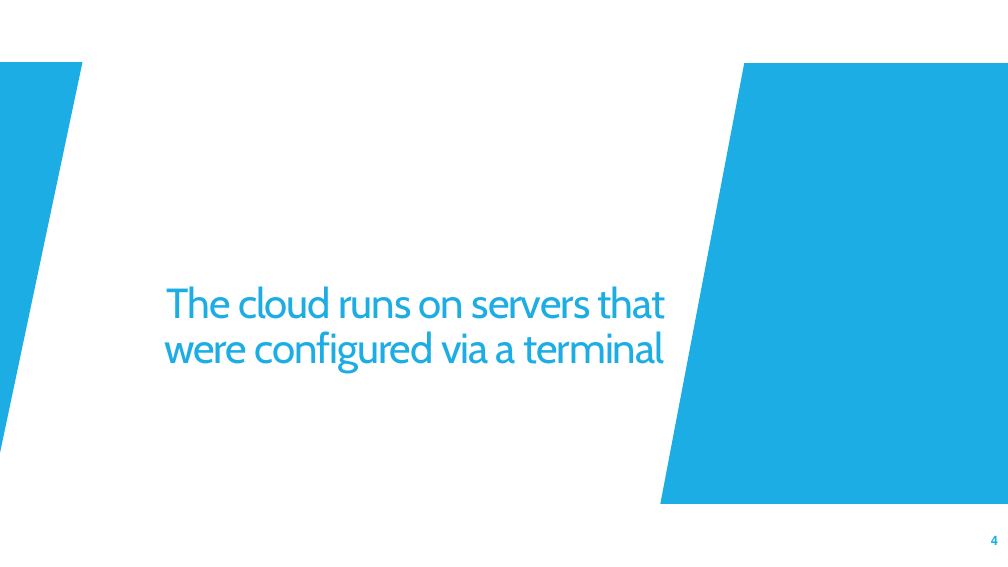
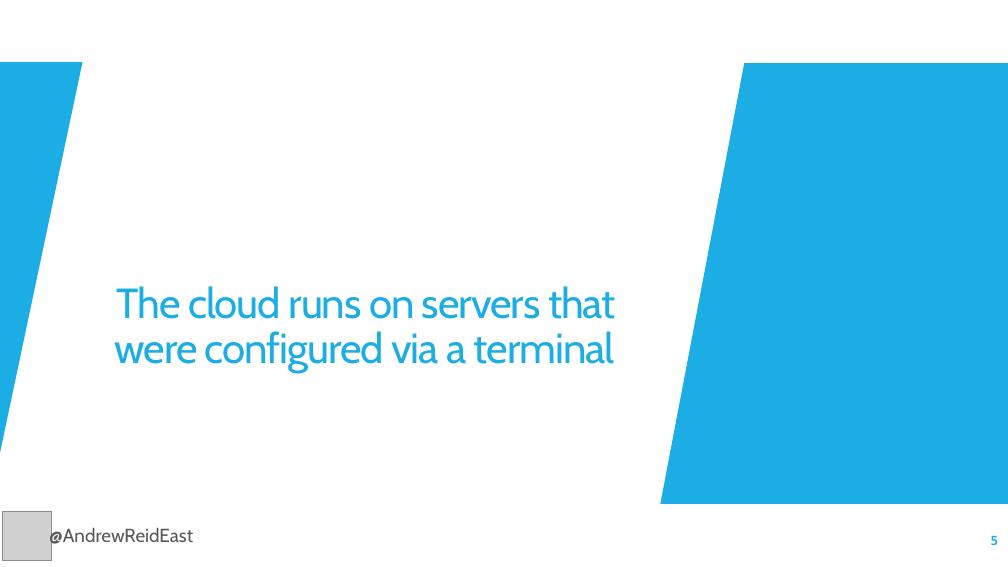
Before and after one commit to reideast/ansible-sandbox, a slide deck: slide 5 of Ansible ABC's and Tower Tips.pptx (slide 4 before the commit). Drawn at 1008x567 pixels with LibreOffice and Linux fonts; fonts in the diff are those of the drawing; grey boxes stand for pictures. Boxes give left, top, right and bottom in pixels: in the first picture for what was removed or moved away, otherwise in the second. Text is boxed around its words. In the diff, an @@ line names an element or a change of style, - is before the commit and + after.

```diff
--- a/Ansible ABC's and Tower Tips.pptx
+++ b/Ansible ABC's and Tower Tips.pptx
@@ title "The cloud runs on servers ...": place and size @@
-title "The cloud runs on servers ..." at [164, 286, 666, 373]
+title "The cloud runs on servers ..." at [115, 286, 616, 373]
@@ picture added at [2, 511, 51, 560] @@
@@ text added at [49, 527, 193, 548], 18 pt, text #595959 @@
+@AndrewReidEast
@@ page number at [991, 535, 999, 545]: text changed @@
-4
+5
```
Also in this commit, not shown: 19 other slides changed, 1 slide added.
